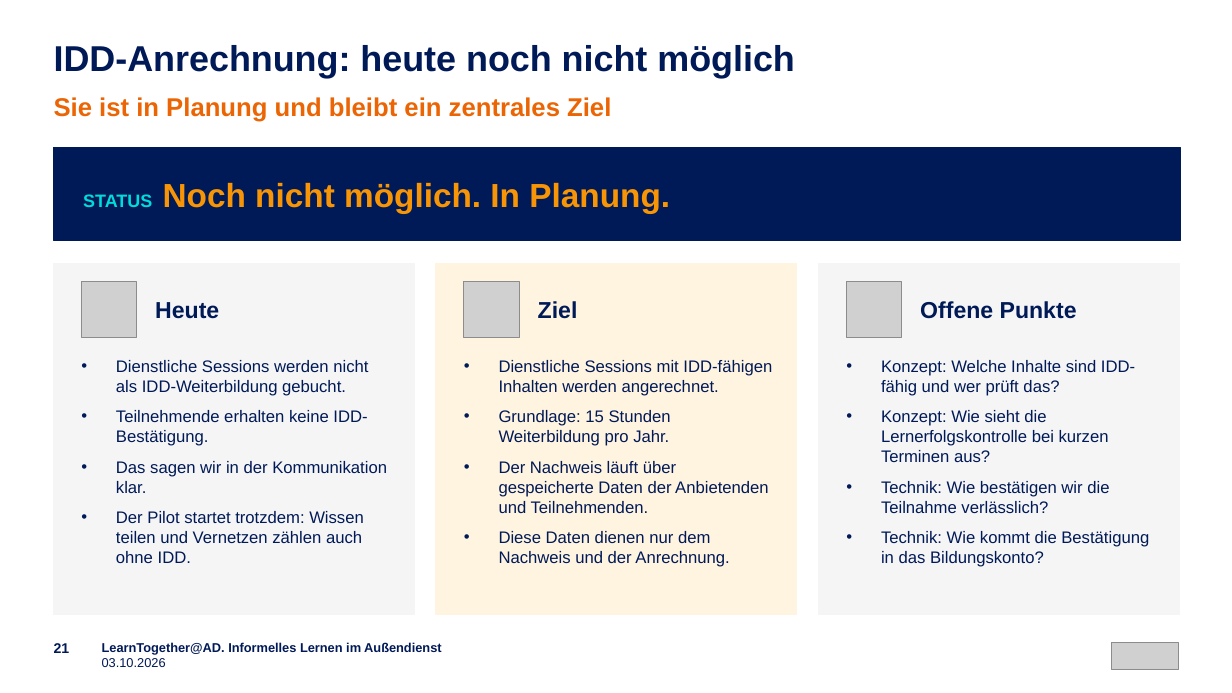
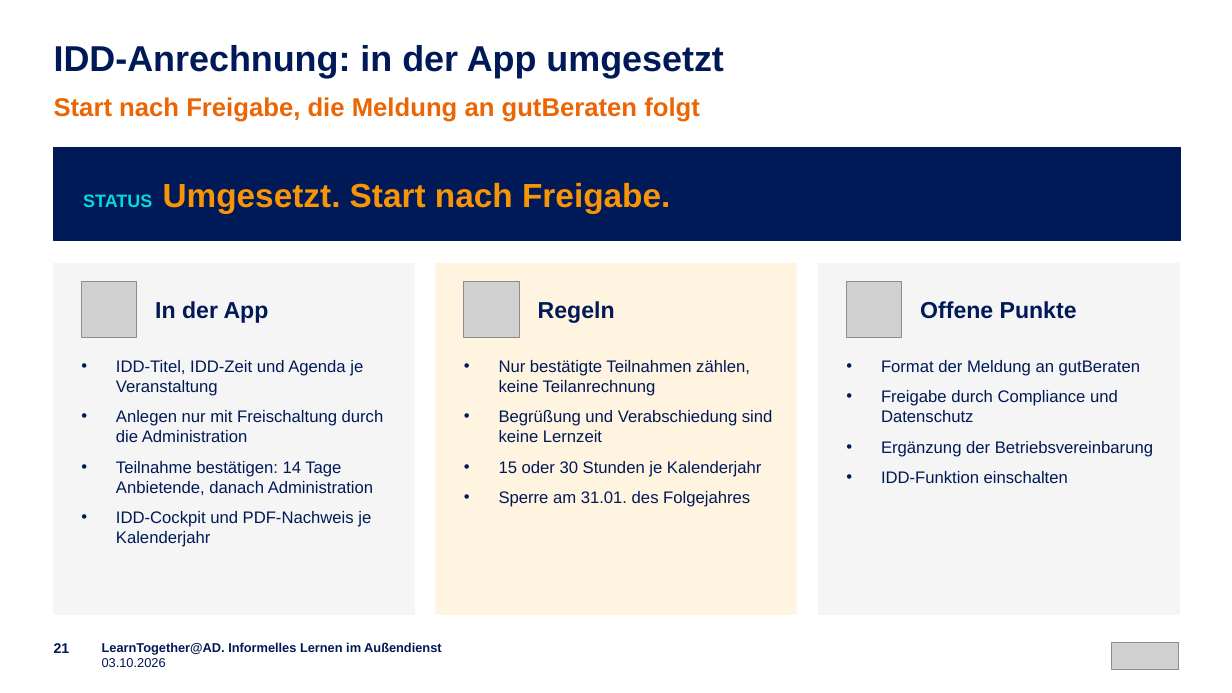
Before and after one commit to emplush/ruv_learntogether, a slide deck: slide 21 of docs/LearnTogether-AD_Praesentation.pptx. Drawn at 1232x693 pixels with LibreOffice and Linux fonts; fonts in the diff are those of the drawing; grey boxes stand for pictures. Boxes give left, top, right and bottom in pixels: in the first picture for what was removed or moved away, otherwise in the second. Text is boxed around its words. In the diff, an @@ line names an element or a change of style, - is before the commit and + after.

```diff
--- a/docs/LearnTogether-AD_Praesentation.pptx
+++ b/docs/LearnTogether-AD_Praesentation.pptx
@@ text at <box>54,45,723,78</box>: text changed @@
-IDD-Anrechnung: heute noch nicht möglich
+IDD-Anrechnung: in der App umgesetzt
@@ text at <box>54,97,700,122</box>: text changed @@
-Sie ist in Planung und bleibt ein zentrales Ziel
+Start nach Freigabe, die Meldung an gutBeraten folgt
@@ text at <box>83,182,670,213</box>: text changed @@
-STATUS Noch nicht möglich. In Planung.
+STATUS Umgesetzt. Start nach Freigabe.
@@ text at <box>155,301,269,323</box>: text changed @@
-Heute
+In der App
@@ text at <box>538,301,615,323</box>: text changed @@
-Ziel
+Regeln
@@ text at <box>116,360,384,547</box>: text changed @@
-• Dienstliche Sessions werden nicht als IDD-Weiterbildung gebucht.
-• Teilnehmende erhalten keine IDD-Bestätigung.
-• Das sagen wir in der Kommunikation klar.
-• Der Pilot startet trotzdem: Wissen teilen und Vernetzen zählen auch ohne IDD.
+• IDD-Titel, IDD-Zeit und Agenda je Veranstaltung
+• Anlegen nur mit Freischaltung durch die Administration
+• Teilnahme bestätigen: 14 Tage Anbietende, danach Administration
+• IDD-Cockpit und PDF-Nachweis je Kalenderjahr
@@ text at <box>499,360,773,442</box>: text changed @@
-• Dienstliche Sessions mit IDD-fähigen Inhalten werden angerechnet.
-• Grundlage: 15 Stunden Weiterbildung pro Jahr.
-• Der Nachweis läuft über gespeicherte Daten der Anbietenden und Teilnehmenden.
-• Diese Daten dienen nur dem Nachweis und der Anrechnung.
+• Nur bestätigte Teilnahmen zählen, keine Teilanrechnung
+• Begrüßung und Verabschiedung sind keine Lernzeit
+• 15 oder 30 Stunden je Kalenderjahr
+• Sperre am 31.01. des Folgejahres
@@ text at <box>881,360,1153,483</box>: text changed @@
-• Konzept: Welche Inhalte sind IDD-fähig und wer prüft das?
-• Konzept: Wie sieht die Lernerfolgskontrolle bei kurzen Terminen aus?
-• Technik: Wie bestätigen wir die Teilnahme verlässlich?
-• Technik: Wie kommt die Bestätigung in das Bildungskonto?
+• Format der Meldung an gutBeraten
+• Freigabe durch Compliance und Datenschutz
+• Ergänzung der Betriebsvereinbarung
+• IDD-Funktion einschalten
```
Also in this commit, not shown: 9 other slides changed, 1 slide added, 59 other files.
